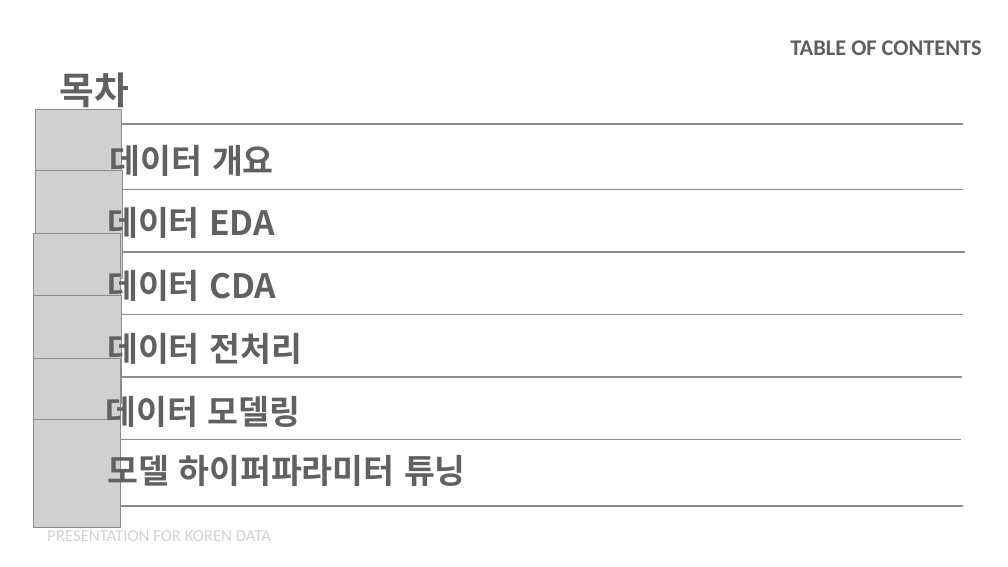
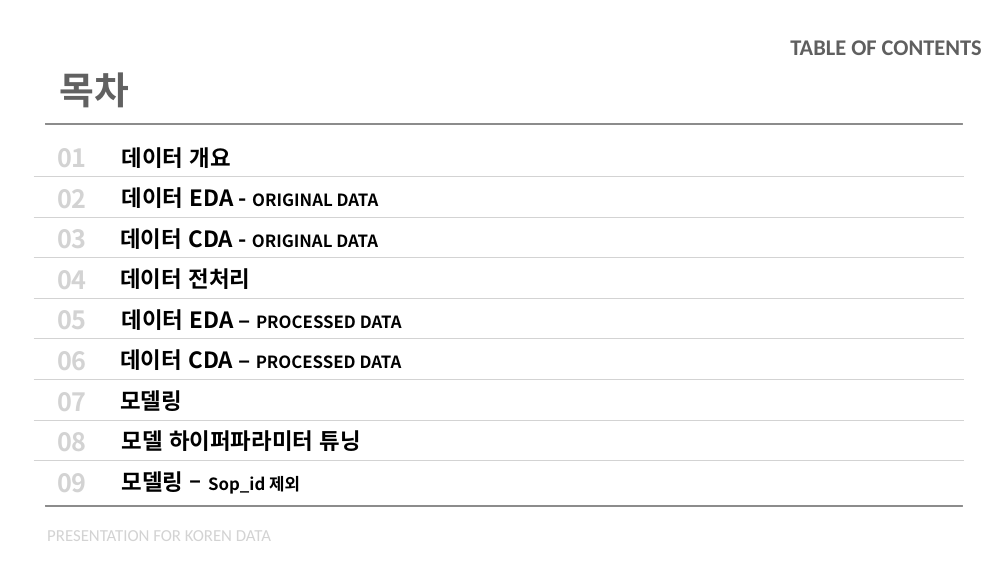
Before and after one commit to chorimgenius/zerooneai_intern, a slide deck: slide 2 of koren/koren_data_presentation.pptx. Drawn at 1008x567 pixels with LibreOffice and Linux fonts; fonts in the diff are those of the drawing; grey boxes stand for pictures. Boxes give left, top, right and bottom in pixels: in the first picture for what was removed or moved away, otherwise in the second. Text is boxed around its words. In the diff, an @@ line names an element or a change of style, - is before the commit and + after.

```diff
--- a/koren/koren_data_presentation.pptx
+++ b/koren/koren_data_presentation.pptx
@@ picture removed at (35,109,122,217) @@
@@ table added at (34,136,964,501), 9 rows, 2 columns @@
+01 | 데이터 개요
+02 | 데이터 EDA - ORIGINAL DATA
+03 | 데이터 CDA - ORIGINAL DATA
+04 | 데이터 전처리
+05 | 데이터 EDA – PROCESSED DATA
+06 | 데이터 CDA – PROCESSED DATA
+07 | 모델링
+08 | 모델 하이퍼파라미터 튜닝
+09 | 모델링 – Sop_id 제외
@@ text removed at (110,138,274,182) @@
-데이터 개요
@@ picture removed at (35,170,122,278) @@
@@ picture removed at (45,189,962,190) @@
@@ text removed at (107,201,275,245) @@
-데이터 EDA
@@ picture removed at (33,233,120,341) @@
@@ picture removed at (47,251,964,253) @@
@@ text removed at (107,264,276,308) @@
-데이터 CDA
@@ picture removed at (33,296,121,404) @@
@@ picture removed at (45,314,962,315) @@
@@ text removed at (107,327,302,371) @@
-데이터 전처리
@@ picture removed at (33,359,120,467) @@
@@ picture removed at (44,376,961,377) @@
@@ text removed at (106,390,301,434) @@
-데이터 모델링
@@ picture removed at (33,420,120,528) @@
@@ picture removed at (43,439,960,440) @@
@@ text removed at (107,449,466,493) @@
-모델 하이퍼파라미터 튜닝
```
Also in this commit, not shown: 9 other slides changed, 1 slide added, 5 slides removed, 1 other file.
